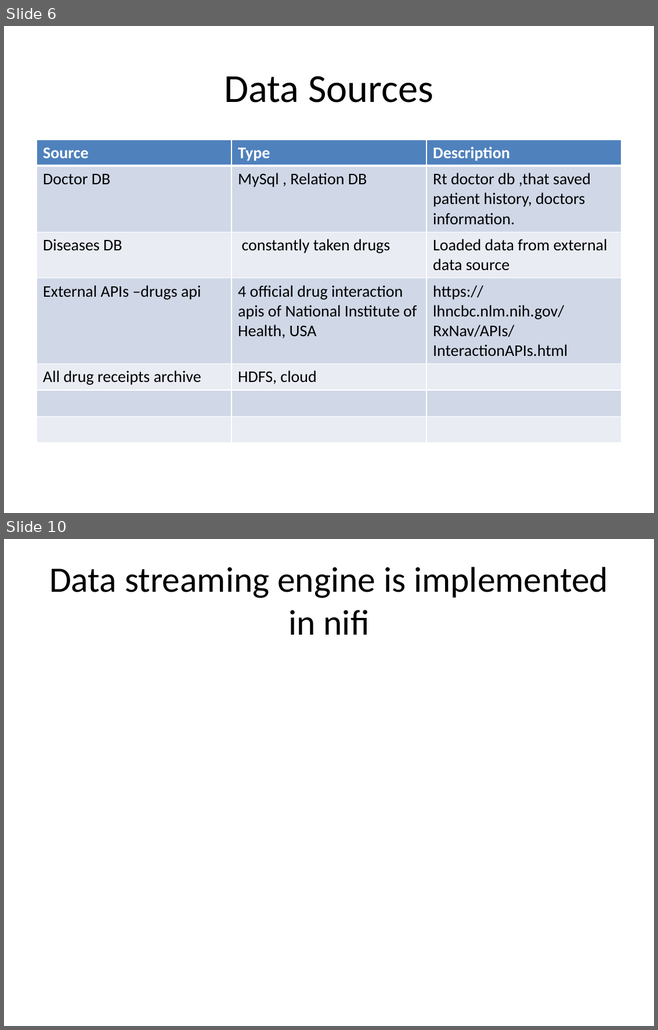
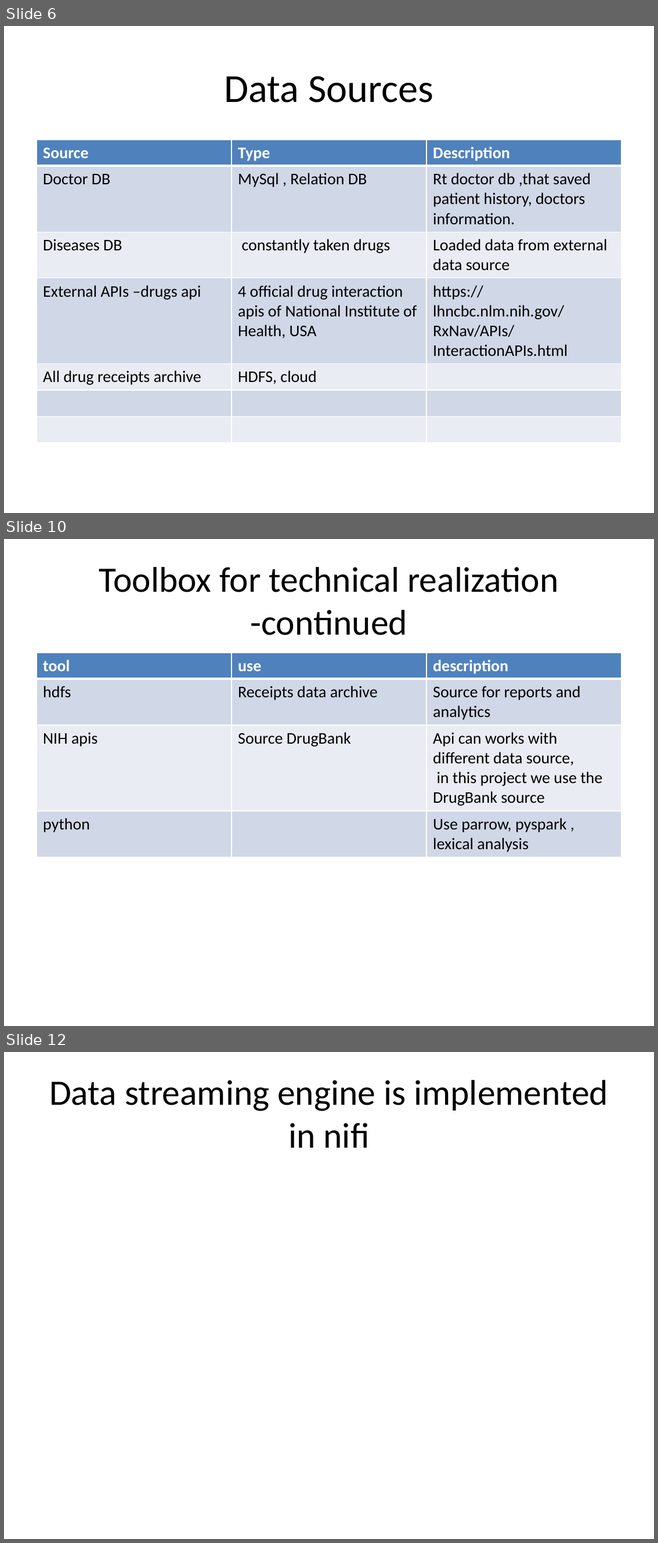
Before and after one commit to katkovOlga/nayaProject, a slide deck: FinalProject.pptx. Shown one above the other, each under a label of ours: slides 6 and 10 before the commit, slides 6, 10 and 12 after it; the slides between them are not shown. The pictures are 658x1030 and 658x1543 pixels, drawn with LibreOffice and Linux fonts; fonts in the diff are those of the drawing. Boxes give left, top, right and bottom in pixels: in the first picture for what was removed or moved away, otherwise in the second. Text is boxed around its words. In the diff, an @@ line names an element or a change of style, - is before the commit and + after.

```diff
--- a/FinalProject.pptx
+++ b/FinalProject.pptx
@@ slide 10 added at bbox=[4, 539, 654, 1026], background #FFFFFF @@
@@ title added at bbox=[99, 567, 558, 635], 39.6 pt, text #000000 @@
+Toolbox for technical realization -continued
@@ table added at bbox=[36, 653, 621, 855], 4 rows, 3 columns @@
+tool | use | description
+hdfs | Receipts data archive | Source for reports and analytics
+NIH apis | Source DrugBank | Api can works with different data source, / in this project we use the DrugBank source
+python |  | Use parrow, pyspark , lexical analysis
@@ what was slide 10 is now slide 12 @@
```
Also in this commit, not shown: 9 slides changed, 3 other slides added, 1 slide removed, 1 other file.
